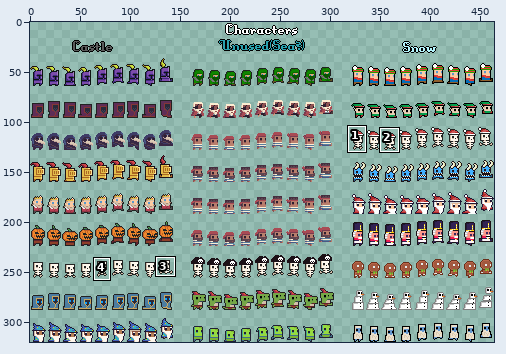
Edited in one commit: sprite sheet (static/images/extra_characters.png). The first picture is a wide view before the edit; the outline marks the close-up.
Close-up. As it was:
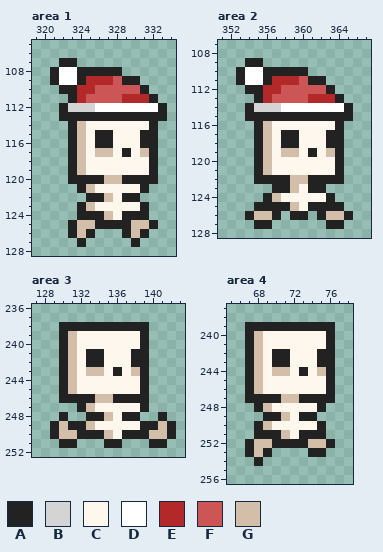
The file is 464x320 pixels. Colours within 5 levels of each other are drawn and written as one. Shown: area 1: x 319..334, y 105..128; area 2: x 351..367, y 107..128; area 3: x 127..143, y 236..252; area 4: x 65..78, y 237..256. The commit also changed other parts of the picture, which this record leaves out.
Palette (. is transparent): A #222222  B #d4d4d4  C #fdf7ed  D #ffffff  E #b32929  F #cc5656  G #d3bfa9
Pixels before, area 1, first column x 321:
107 .AA..........
108 ADDAAAAA.....
109 ADDAEEEFAA...
110 .AAEEFFFFFA..
111 ..AEFFFFEEEA.
112 .ABBBDDDDDDDA
113 .AAAAAAAAAAAA
114 ..AGCCCCCCCA.
115 ..AGCAACCCAA.
116 ..AGCAACCCAA.
117 ..AGCGGCACGA.
118 ..AGCCCCCCCA.
119 ..AGCCCCCCCA.
120 ..AAAAGGAAAA.
121 ...AGCCCCCA..
122 ....AAGCAA...
123 ...AGCCCCCA..
124 ...AAAGCAAA..
125 ..AGGAAAAGGA.
126 ..AGA...AGA..
127 ...A.....A...
Pixels before, area 2, first column x 353:
109 .AA..........
110 ADDAAAAA.....
111 ADDAEEEFAA...
112 .AAEEFFFFFA..
113 ..AEFFFFEEEA.
114 .ABBBDDDDDDDA
115 .AAAAAAAAAAAA
116 ..AGCCCCCCCA.
117 ..AGCAACCCAA.
118 ..AGCAACCCAA.
119 ..AGCGGCACGA.
120 ..AGCCCCCCCA.
121 ..AGCCCCCCCA.
122 ..AAAAGGAAAA.
123 ....AAGCAA...
124 ...AGCCCCCA..
125 ..AAAAGCAAAA.
126 .AGGA.AA.AGGA
127 ..AA......AA.
Pixels before, area 3, first column x 129:
238 .AAAAAAAAAA...
239 .AGCCCCCCCA...
240 .AGCCCCCCCA...
241 .AGCAACCCAA...
242 .AGCAACCCAA...
243 .AGCGGCACGA...
244 .AGCCCCCCCA...
245 .AGCCCCCCCA...
246 .AAAAGGAAAA...
247 ...AGCCCCCA...
248 .A..AAGCAA..A.
249 AGAAGCCCCCAAGA
250 AGGAAAGCAAAGGA
251 .AA...AA...AA.
Pixels before, area 4, first column x 67:
239 AAAAAAAAAA
240 AGCCCCCCCA
241 AGCCCCCCCA
242 AGCAACCCAA
243 AGCAACCCAA
244 AGCGGCACGA
245 AGCCCCCCCA
246 AGCCCCCCCA
247 AAAAGGAAAA
248 .AGCCCCCA.
249 ..AAGCAA..
250 .AGCCCCCA.
251 .AAAGCAAA.
252 AGGAAAAGGA
253 AGA....AA.
254 .A........
Now the later version:
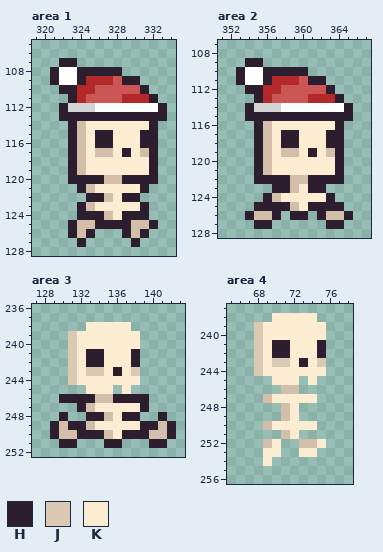
Colours new in this view: H #2d1e2f  J #dbc9b4  K #fcecd1
The exact change:
Changed rows in their new state; - is an unchanged pixel.
Area 1:
first column x 321:
107 -HH----------
108 H--HHHHH-----
109 H--H----HH---
110 -HH-------H--
111 --H--------H-
112 -H----------H
113 -HHHHHHHHHHHH
114 --H-KKKKKKKH-
115 --H-KHHKKKHH-
116 --H-KHHKKKHH-
117 --H-K--KHK-H-
118 --H-KKKKKKKH-
119 --H-KKKKKKKH-
120 --HHHH--HHHH-
121 ---H-KKKKKH--
122 ----HH-KHH---
123 ---H-KKKKKH--
124 ---HHH-KHHH--
125 --H--HHHH--H-
126 --H-H---H-H--
127 ---H-----H---
Area 2:
first column x 353:
109 -HH----------
110 H--HHHHH-----
111 H--H----HH---
112 -HH-------H--
113 --H--------H-
114 -H----------H
115 -HHHHHHHHHHHH
116 --H-KKKKKKKH-
117 --H-KHHKKKHH-
118 --H-KHHKKKHH-
119 --H-K--KHK-H-
120 --H-KKKKKKKH-
121 --H-KKKKKKKH-
122 --HHHH--HHHH-
123 ----HH-KHH---
124 ---H-KKKKKH--
125 --HHHH-KHHHH-
126 -H--H-HH-H--H
127 --HH------HH-
Area 3:
first column x 129:
238 -...KKKKK..---
239 -.JKKKKKKK.---
240 -.JKKKKKKK.---
241 -.JKHHKKKH.---
242 -.JKHHKKKH.---
243 -.JKJJKHKJ.---
244 -.JKKKKKKK.---
245 -...KKK.K..---
246 -HHHH--HHHH---
247 ---H-KKKKKH---
248 -H--HH-KHH--H-
249 H-HH-KKKKKHH-H
250 H--HHH-KHHH--H
251 -HH---HH---HH-
Area 4:
first column x 67:
238 ---KKKKK--
239 .JKKKKKKK.
240 .JKKKKKKK.
241 .JKHHKKKH.
242 .JKHHKKKH.
243 .JKJJKHKJ.
244 .JKKKKKKK.
245 ...KKK.K..
246 ....GG....
247 ..GKKKKK..
248 -...GK...-
249 --..-K..--
250 -.-KKKKK.-
251 -...-K...-
252 ..-K..G-K.
253 ..KK--KK.-
254 -.K-------
Where, in picture pixels (left, top, right, bottom), the same in both close-ups:
changed: (50, 58, 167, 247)
changed: (236, 58, 353, 229)
changed: (50, 322, 176, 448)
changed: (245, 313, 335, 466)
